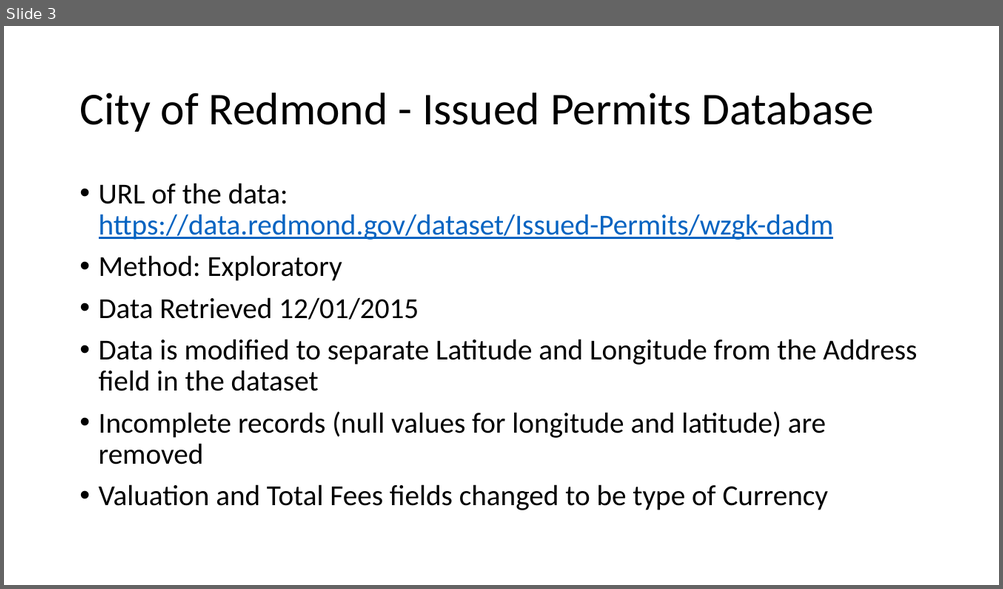
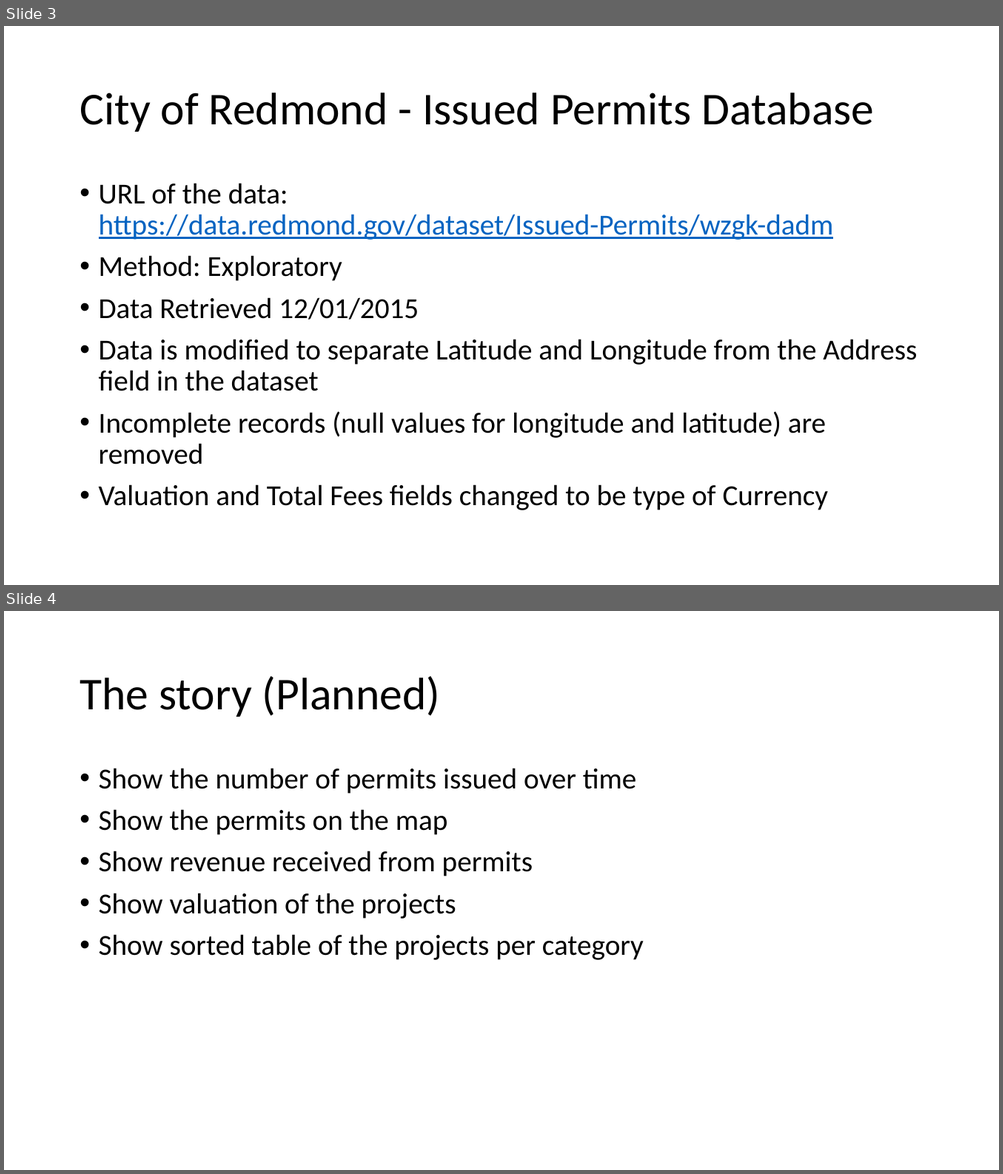
Before and after one commit to voite1/UW_Data_Visualization_100, a slide deck: Final_Project/A.Kramer-Final.Project.Slide.Deck.pptx. Shown one above the other, each under a label of ours: slide 3 before the commit, slides 3 and 4 after it. The pictures are 1003x589 and 1003x1174 pixels, drawn with LibreOffice and Linux fonts; fonts in the diff are those of the drawing. Boxes give left, top, right and bottom in pixels: in the first picture for what was removed or moved away, otherwise in the second. Text is boxed around its words. In the diff, an @@ line names an element or a change of style, - is before the commit and + after.

```diff
--- a/Final_Project/A.Kramer-Final.Project.Slide.Deck.pptx
+++ b/Final_Project/A.Kramer-Final.Project.Slide.Deck.pptx
@@ slide 4 added at bbox=[4, 611, 999, 1170], background #FFFFFF @@
@@ title added at bbox=[79, 676, 440, 717], 44 pt, text #000000 @@
+The story (Planned)
@@ text added at bbox=[99, 768, 643, 960], 28 pt, text #000000 @@
+• Show the number of permits issued over time
+• Show the permits on the map
+• Show revenue received from permits
+• Show valuation of the projects
+• Show sorted table of the projects per category
```
Also in this commit, not shown: 2 other slides added, 1 slide removed.
